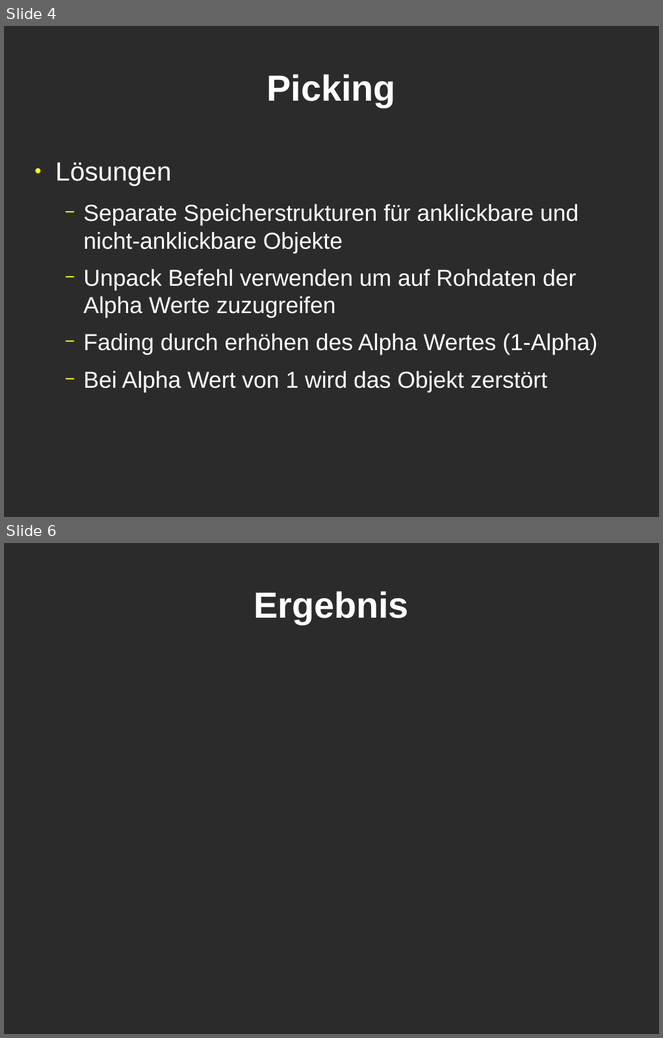
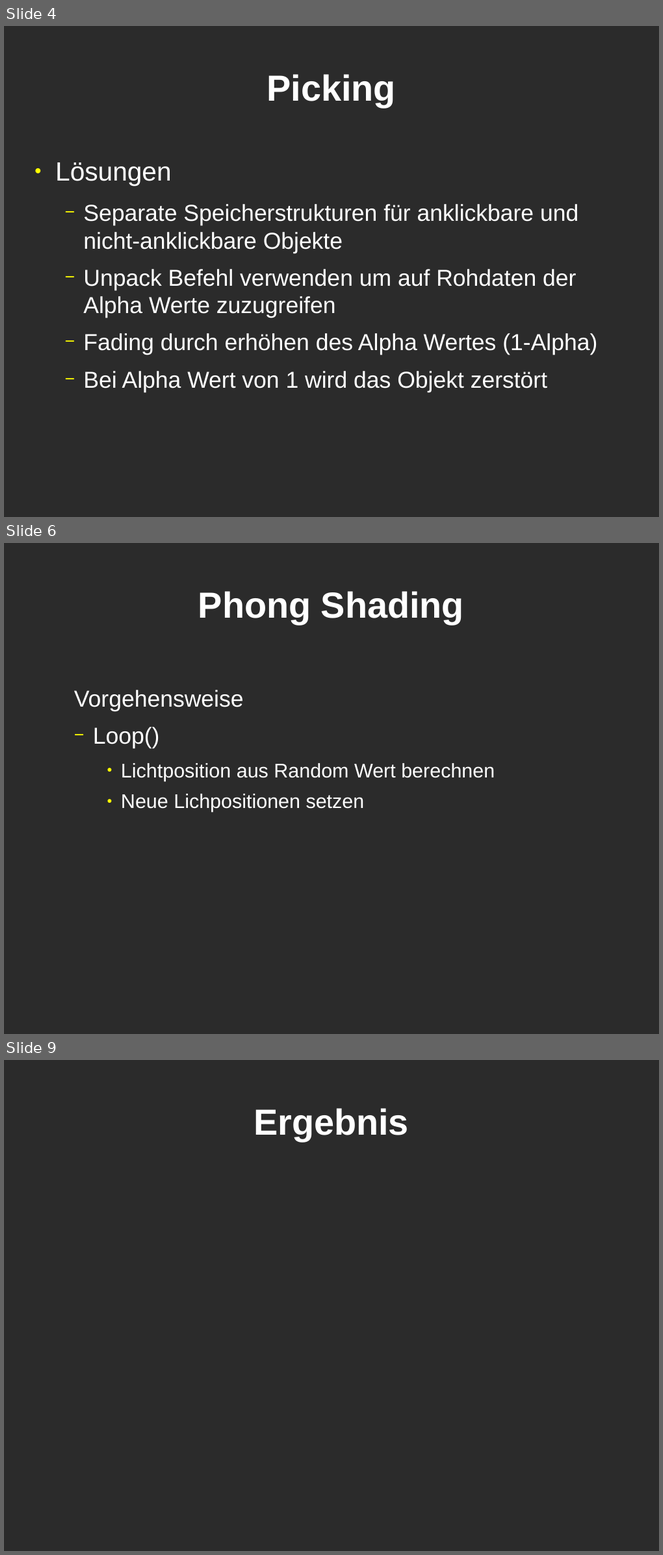
Before and after one commit to mgla/cg-projekt0910, a slide deck: präsentation/Folien.odp. Shown one above the other, each under a label of ours: slides 4 and 6 before the commit, slides 4, 6 and 9 after it; the slides between them are not shown. The pictures are 663x1038 and 663x1555 pixels, drawn with LibreOffice and Linux fonts; fonts in the diff are those of the drawing; background and template pictures are left out; a plain dark background stands for a picture behind light text. Boxes give left, top, right and bottom in pixels: in the first picture for what was removed or moved away, otherwise in the second. Text is boxed around its words. In the diff, an @@ line names an element or a change of style, - is before the commit and + after.

Commit message:
phong Teil ergänzt

```diff
--- a/präsentation/Folien.odp
+++ b/präsentation/Folien.odp
@@ slide 6 added at (x1=4, y1=543, x2=659, y2=1034), background picture (left out) @@
@@ title added at (x1=198, y1=591, x2=464, y2=624), 44 pt, text #FFFFFF, bold @@
+Phong Shading
@@ text added at (x1=74, y1=690, x2=495, y2=812), 24 pt, text #FFFFFF @@
+  Vorgehensweise
+  − Loop()
+    ● Lichtposition aus Random Wert berechnen
+    ● Neue Lichpositionen setzen
@@ what was slide 6 is now slide 9 @@
```
Also in this commit, not shown: 1 slide changed, 3 other slides added, 1 slide removed.
